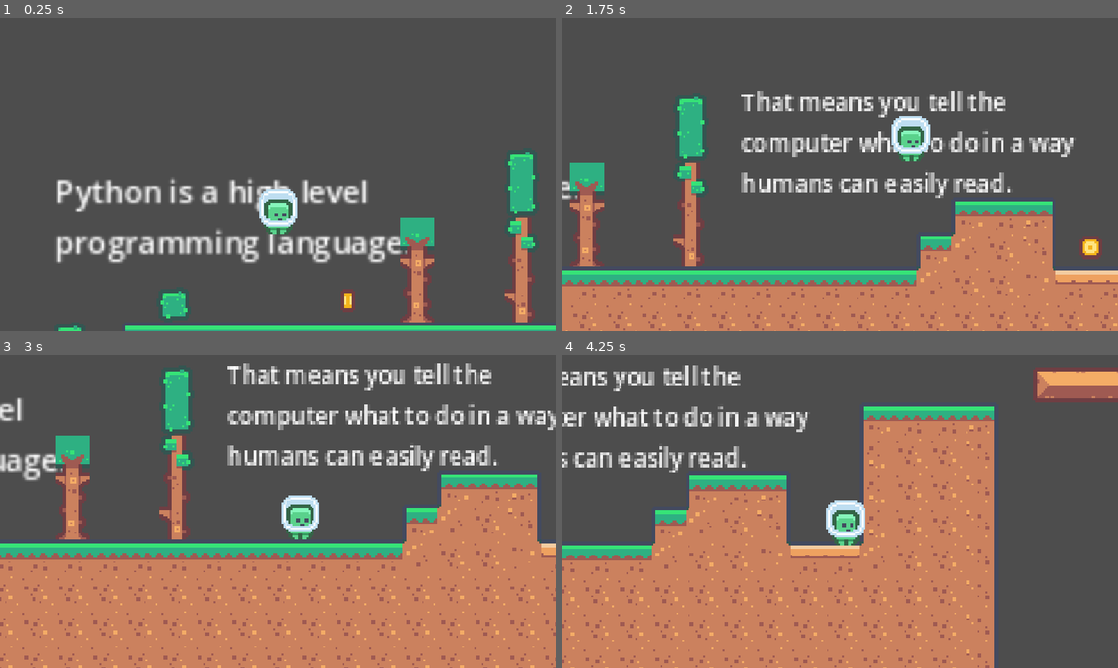
Above: before the commit, frames 1-4 (two rows, left to right).
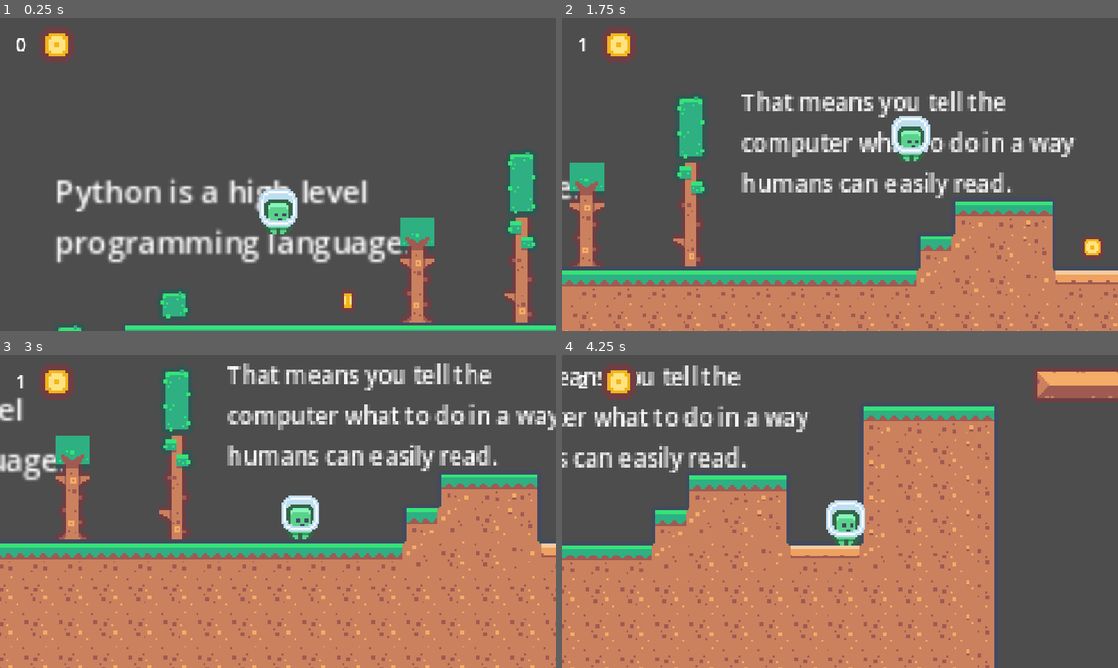
Above: after the commit, the same moments.

Repository: MAL-11DGT-2025/92005-sprint-1-Dekoder-py-school
Game: Godot game, scene res://scenes/level_one/level_one.tscn
The game is run twice, just before and just after one commit, with the same random seed, the same clock (stepped at 60 frames per second) and the same inputs. Sound files missing from this copy of the repository are replaced by a short silence.
Inputs:
- Up to frame 1 (0.25 s): no input
- Up to frame 2 (1.75 s): hold D (right) from 0.53 s (still down); tap W (jump) at 0.77, 1.52 s
- Up to frame 3 (3 s): release D (right) at 2.03 s; hold A (left) 2.03-2.78 s; hold D (right) from 2.78 s (still down)
- Up to frame 4 (4.25 s): keep holding D (right); tap W (jump) at 3.02, 3.77 s

The runs differ from the first frame. In frame 1, 0.7% of the frame differs, in the area x 3-14%, y 2-15%; in frame 2, 0.8%, in the area x 3-98%, y 2-78%; in frame 3, 0.7%; in frame 4, 0.7%.

Commit message:
add coin display HUD

Diff:
--- /dev/null
+++ b/scenes/hud/hud.tscn
@@ -0,0 +1,39 @@
+[gd_scene load_steps=5 format=3 uid="uid://se3sxnql1uyy"]
+
+[ext_resource type="Script" uid="uid://dkxdmwqg7185u" path="res://scripts/hud.gd" id="1_48c2t"]
+[ext_resource type="Texture2D" uid="uid://byfhan2k428p4" path="res://assets/tilemap.png" id="2_cgeww"]
+
+[sub_resource type="AtlasTexture" id="AtlasTexture_c45xl"]
+atlas = ExtResource("2_cgeww")
+region = Rect2(209, 133, 18, 18)
+
+[sub_resource type="SpriteFrames" id="SpriteFrames_0bx4p"]
+animations = [{
+"frames": [{
+"duration": 1.0,
+"texture": SubResource("AtlasTexture_c45xl")
+}],
+"loop": true,
+"name": &"default",
+"speed": 5.0
+}]
+
+[node name="HUD" type="CanvasLayer"]
+script = ExtResource("1_48c2t")
+
+[node name="CoinCount" type="Label" parent="."]
+anchors_preset = -1
+anchor_right = 0.165799
+anchor_bottom = 0.195988
+offset_left = 31.0
+offset_top = 26.0
+offset_right = 74.0
+offset_bottom = 49.0
+theme_override_font_sizes/font_size = 40
+text = "0"
+metadata/_edit_use_anchors_ = true
+
+[node name="CoinIcon" type="AnimatedSprite2D" parent="."]
+position = Vector2(117, 55)
+scale = Vector2(6.11111, 5.94444)
+sprite_frames = SubResource("SpriteFrames_0bx4p")
--- a/scenes/level_one/level_one.tscn
+++ b/scenes/level_one/level_one.tscn
@@ -6,6 +6,7 @@
 [ext_resource type="PackedScene" uid="uid://cf14ufgngavb4" path="res://scenes/killzone/killzone.tscn" id="4_ogq8d"]
 [ext_resource type="PackedScene" uid="uid://doq58swoolqcp" path="res://scenes/coin/coin.tscn" id="5_vgw7g"]
 [ext_resource type="AudioStream" uid="uid://cba71jo1g6tuy" path="res://assets/levelUp.wav" id="6_7qh7y"]
+[ext_resource type="PackedScene" uid="uid://se3sxnql1uyy" path="res://scenes/hud/hud.tscn" id="7_v0lfl"]
 
 [sub_resource type="TileSetAtlasSource" id="TileSetAtlasSource_l8j5s"]
 texture = ExtResource("1_ptc67")
@@ -290,7 +291,7 @@
 position = Vector2(333, 493)
 
 [node name="Coin2" parent="Coins" instance=ExtResource("5_vgw7g")]
-position = Vector2(630, 494)
+position = Vector2(631, 494)
 
 [node name="Area2D" type="Area2D" parent="."]
 
@@ -299,3 +300,8 @@
 
 [node name="LevelUpSound" type="AudioStreamPlayer" parent="."]
 stream = ExtResource("6_7qh7y")
+
+[node name="HUD" parent="." instance=ExtResource("7_v0lfl")]
+
+[connection signal="body_entered" from="Coins/Coin" to="HUD" method="_on_coin_body_entered"]
+[connection signal="body_entered" from="Coins/Coin2" to="HUD" method="_on_coin_body_entered"]
--- a/scenes/level_two/level_two.tscn
+++ b/scenes/level_two/level_two.tscn
@@ -1,10 +1,11 @@
-[gd_scene load_steps=9 format=4 uid="uid://djlca6lv0t2tw"]
+[gd_scene load_steps=10 format=4 uid="uid://djlca6lv0t2tw"]
 
 [ext_resource type="Texture2D" uid="uid://byfhan2k428p4" path="res://assets/tilemap.png" id="1_d5u3y"]
 [ext_resource type="PackedScene" uid="uid://b7jtkf7digme3" path="res://scenes/player/player.tscn" id="2_duqq2"]
 [ext_resource type="PackedScene" uid="uid://cf14ufgngavb4" path="res://scenes/killzone/killzone.tscn" id="3_d5u3y"]
 [ext_resource type="PackedScene" uid="uid://doq58swoolqcp" path="res://scenes/coin/coin.tscn" id="4_duqq2"]
 [ext_resource type="PackedScene" uid="uid://b1kfkrl1d3bnm" path="res://scenes/level_transistion/level_transition.tscn" id="5_m7ag7"]
+[ext_resource type="PackedScene" uid="uid://se3sxnql1uyy" path="res://scenes/hud/hud.tscn" id="6_p4c4t"]
 
 [sub_resource type="TileSetAtlasSource" id="TileSetAtlasSource_p4c4t"]
 texture = ExtResource("1_d5u3y")
@@ -271,3 +272,7 @@
 
 [node name="LevelTransition" parent="." instance=ExtResource("5_m7ag7")]
 position = Vector2(1061, 368)
+
+[node name="HUD" parent="." instance=ExtResource("6_p4c4t")]
+
+[connection signal="body_entered" from="Coins/Coin" to="HUD" method="_on_coin_body_entered"]
--- a/scripts/coin.gd
+++ b/scripts/coin.gd
@@ -7,4 +7,3 @@
 
 func _on_body_entered(body: Node2D) -> void:
 	animation_player.play("pickup")
-	print("+1 Coin")
--- /dev/null
+++ b/scripts/hud.gd
@@ -0,0 +1,20 @@
+extends CanvasLayer
+
+@onready var coin_count: Label = $CoinCount
+
+var coins := 0
+
+# Called when the node enters the scene tree for the first time.
+func _ready() -> void:
+	coin_count.text = str(coins)
+
+
+
+# Called every frame. 'delta' is the elapsed time since the previous frame.
+func _process(delta: float) -> void:
+	pass
+
+
+func _on_coin_body_entered(body: Node2D) -> void:
+	coins += 1
+	coin_count.text = str(coins)
Not shown: 1 places in scenes/level_one/level_one.tscn that only renumber resources
Not shown, added: scripts/hud.gd.uid
